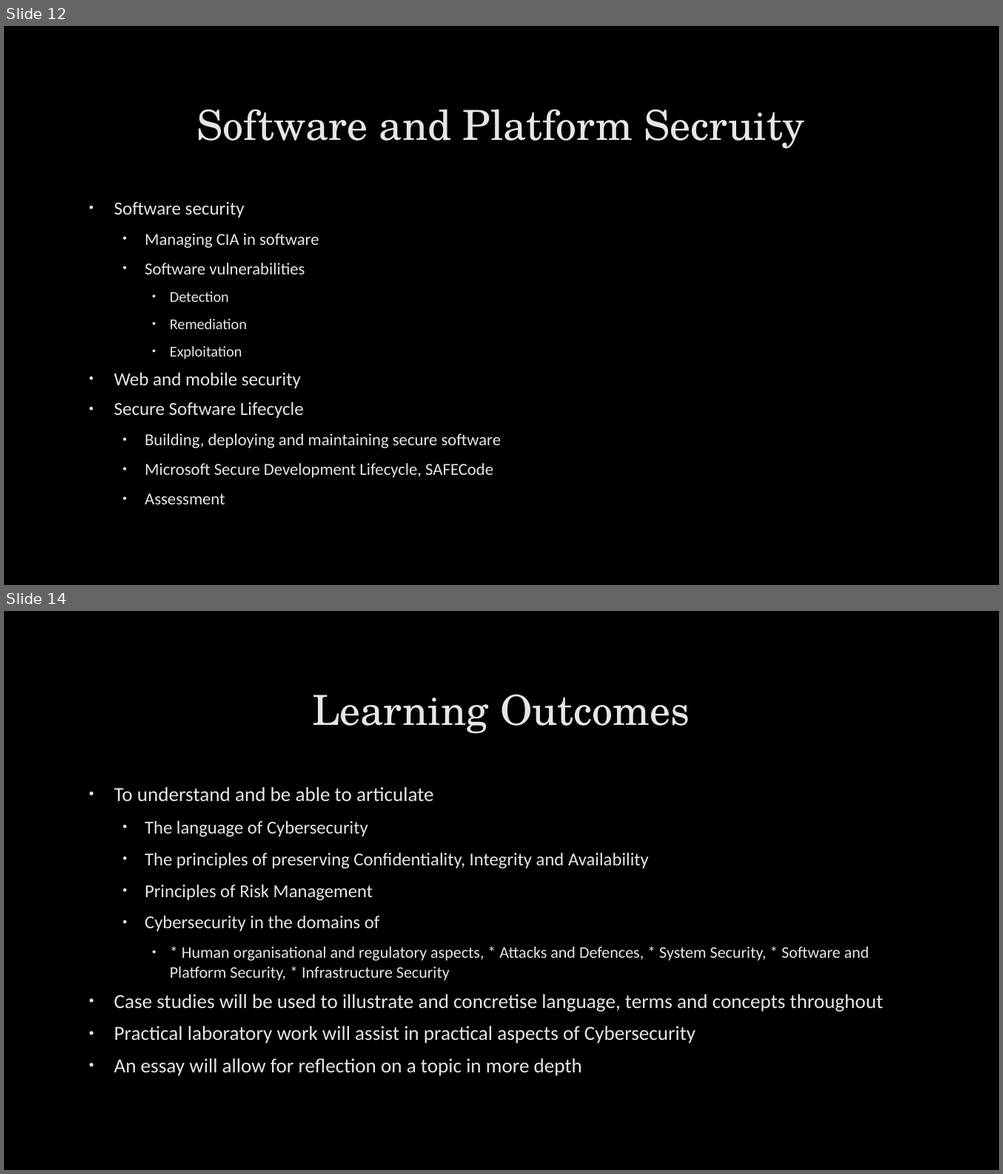
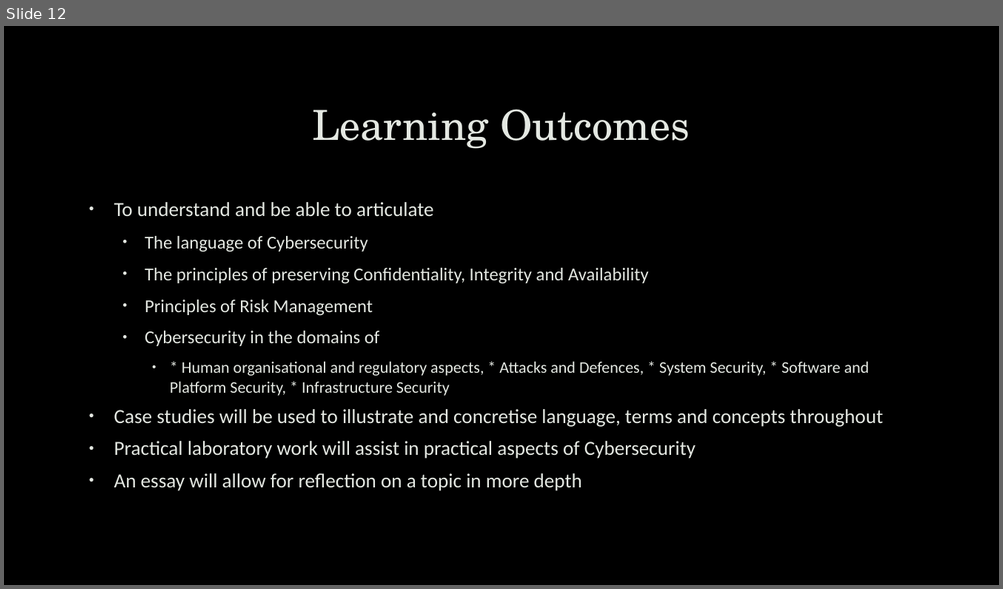
Before and after one commit to uwacsp/cits1003, a slide deck: Lectures/CITS1003-1 Overview.pptx. Shown one above the other, each under a label of ours: slides 12 and 14 before the commit, slide 12 after it; the slides between them are not shown. The pictures are 1003x1174 and 1003x589 pixels, drawn with LibreOffice and Linux fonts; fonts in the diff are those of the drawing; background and template pictures are left out. Boxes give left, top, right and bottom in pixels: in the first picture for what was removed or moved away, otherwise in the second. Text is boxed around its words. In the diff, an @@ line names an element or a change of style, - is before the commit and + after.

```diff
--- a/Lectures/CITS1003-1 Overview.pptx
+++ b/Lectures/CITS1003-1 Overview.pptx
@@ slide 12 removed at (x1=4, y1=26, x2=999, y2=585), background picture (left out) @@
@@ title removed at (x1=197, y1=109, x2=805, y2=149) @@
-Software and Platform Secruity
@@ text removed at (x1=114, y1=202, x2=501, y2=505) @@
-• Software security
-  • Managing CIA in software
-  • Software vulnerabilities
-    • Detection
-    • Remediation
-    • Exploitation
-• Web and mobile security
-• Secure Software Lifecycle
-  • Building, deploying and maintaining secure software
-  • Microsoft Secure Development Lifecycle, SAFECode
-  • Assessment
@@ what was slide 14 is now slide 12 @@
```
Also in this commit, not shown: 3 slides changed, 4 slides added, 3 other slides removed.
